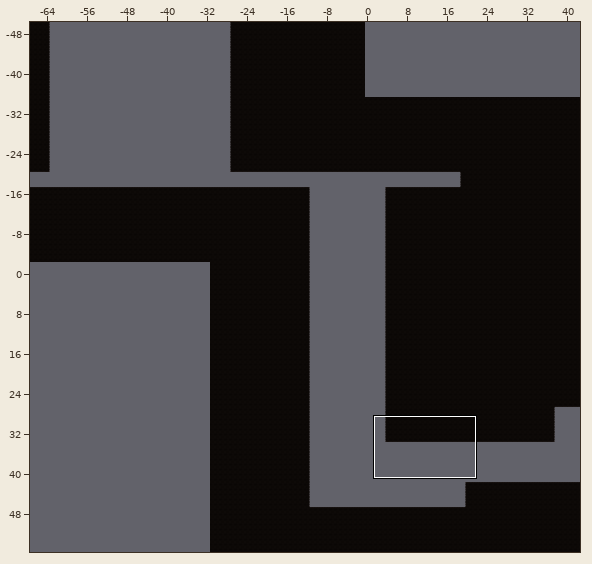
Two states of a Tiled map, Assets/Tiled/Level1TileMap/map1-0.tmx. Above: a wide view before the commit, with the close-up outlined.
Close-up. First the earlier version:
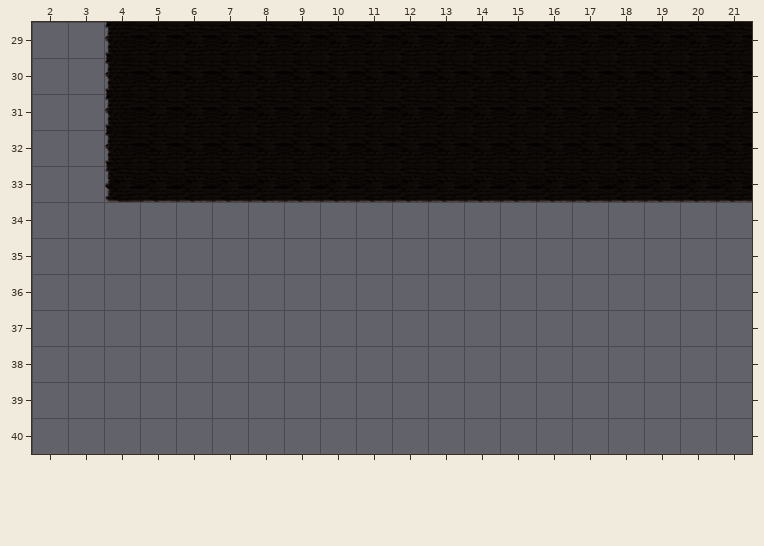
Cells are 256x256 px. Shown: x 2..21, y 29..40. The commit also changed other parts of the map, which this record leaves out.
After the commit:
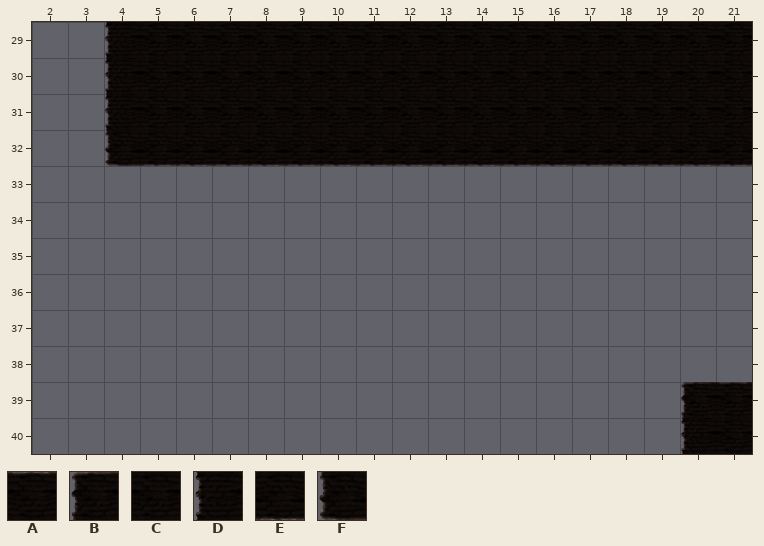
Key: from "Level1 Tileset": A 0, B 1, C 8, D 9, E 16, F 17.
_ is an empty cell.
The edit:
Layer "ground":
y 32: x 4..21 DCCCCCCCCCCCCCCCCC -> FEEEEEEEEEEEEEEEEE
y 33: x 4..21 FEEEEEEEEEEEEEEEEE -> __________________
y 39: x 20..21 __ -> BA
y 40: x 20..21 __ -> DC
